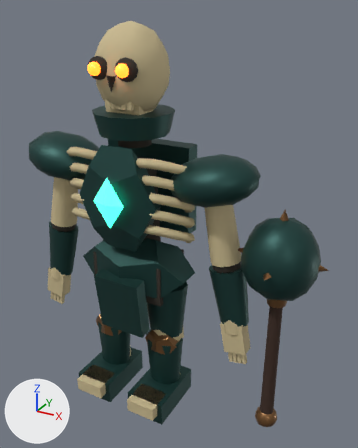
The glTF model game/assets/models/enemies/ossuary-guardian-v1/ossuary-guardian-lod0.glb, before and after one commit.
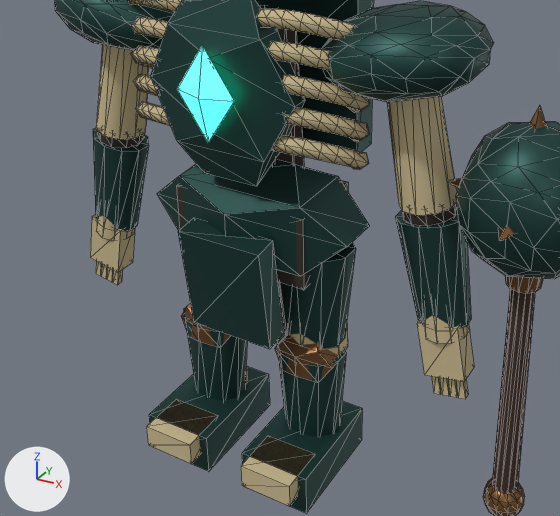
Old and new are each drawn whole from a camera (50 mm lens) standing at (1.49, -2.2, 2.31) and looking at (0.26, 0.03, 1.2) and again close up on the part from 0% to 83% of the width and 34% to 95% of the height. Every picture has the same lights, and +X, +Y and +Z are marked at lower left. The older version's two pictures come first. The close-ups show mesh edges as thin lines.

Objects in the first close-up: 'left_boot', 'mace_grip', 'mace_head', 'pelvis_armor', 'pelvis_front_plate', 'right_boot', 'right_bracer', 'right_greave', 'right_pauldron', 'right_thigh_guard', 'right_upper_arm_bone', 'sternum_plate' and 42 more.
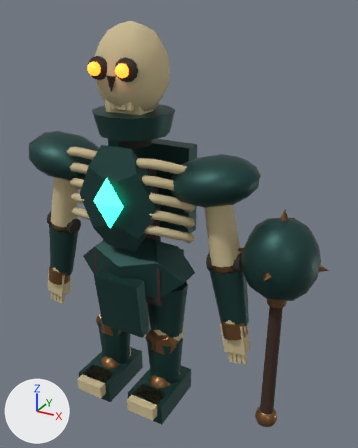
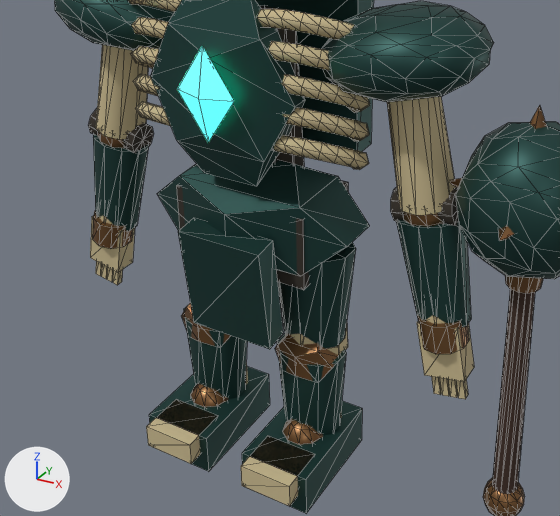
The change, as a diff of the scene's bpy script:
```diff
--- a/game/assets/models/enemies/ossuary-guardian-v1/ossuary-guardian-lod0.glb.py
+++ b/game/assets/models/enemies/ossuary-guardian-v1/ossuary-guardian-lod0.glb.py
@@ me_mesh_72_1 @@
+me_mesh_72_1.from_pydata(...)  # an icosphere of 80 faces spanning x 0.119..0.261, y -0.158..-0.022, z 0.055..0.205
+me_mesh_72_1.materials.append(mat_mat_bronze_edge)  # brown #86613d
@@ me_mesh_63_1 @@
+me_mesh_63_1.from_pydata(...)  # an icosphere of 80 faces spanning x -0.261..-0.119, y -0.158..-0.022, z 0.055..0.205
+me_mesh_63_1.materials.append(mat_mat_bronze_edge)  # brown #86613d
@@ me_mesh_51_1 @@
+me_mesh_51_1.from_pydata(...)  # 22 vertices, 40 faces; spans x 0.56..0.711, y -0.087..0.057, z 0.608..0.721
+me_mesh_51_1.materials.append(mat_mat_bronze_edge)  # brown #86613d
@@ me_mesh_48_1 @@
+me_mesh_48_1.from_pydata(...)  # 22 vertices, 40 faces; spans x 0.463..0.669, y -0.055..0.055, z 0.979..1.116
+me_mesh_48_1.materials.append(mat_mat_bone_cavity)  # dark grey #322c24
@@ me_mesh_38_1 @@
+me_mesh_38_1.from_pydata(...)  # 22 vertices, 40 faces; spans x -0.711..-0.56, y -0.087..0.057, z 0.608..0.721
+me_mesh_38_1.materials.append(mat_mat_bronze_edge)  # brown #86613d
@@ me_mesh_35_1 @@
+me_mesh_35_1.from_pydata(...)  # 22 vertices, 40 faces; spans x -0.669..-0.463, y -0.055..0.055, z 0.979..1.116
+me_mesh_35_1.materials.append(mat_mat_bone_cavity)  # dark grey #322c24
@@ ob_right_ankle_joint @@
+ob_right_ankle_joint = bpy.data.objects.new('right_ankle_joint', me_mesh_72_1)
+ob_right_ankle_joint.location = (0.0, 0.0, 0.0)
@@ ob_left_ankle_joint @@
+ob_left_ankle_joint = bpy.data.objects.new('left_ankle_joint', me_mesh_63_1)
+ob_left_ankle_joint.location = (0.0, 0.0, 0.0)
@@ ob_right_wrist_joint @@
+ob_right_wrist_joint = bpy.data.objects.new('right_wrist_joint', me_mesh_51_1)
+ob_right_wrist_joint.location = (0.0, 0.0, 0.0)
@@ ob_right_elbow_hinge @@
+ob_right_elbow_hinge = bpy.data.objects.new('right_elbow_hinge', me_mesh_48_1)
+ob_right_elbow_hinge.location = (0.0, 0.0, 0.0)
@@ ob_left_wrist_joint @@
+ob_left_wrist_joint = bpy.data.objects.new('left_wrist_joint', me_mesh_38_1)
+ob_left_wrist_joint.location = (0.0, 0.0, 0.0)
@@ ob_left_elbow_hinge @@
+ob_left_elbow_hinge = bpy.data.objects.new('left_elbow_hinge', me_mesh_35_1)
+ob_left_elbow_hinge.location = (0.0, 0.0, 0.0)
```

Pixel boxes (x1, y1, x2, y2) of what changed, in the close-ups (560 x 516 px):
'right_wrist_joint', added (brown): after (417, 315, 469, 354)
'left_wrist_joint', added (brown): after (92, 210, 132, 248)
'right_elbow_hinge', added: after (391, 187, 459, 226)
'left_elbow_hinge', added: after (88, 108, 154, 154)
'right_ankle_joint', added (brown): after (282, 419, 323, 445)
'left_ankle_joint', added (brown): after (190, 383, 228, 407)
